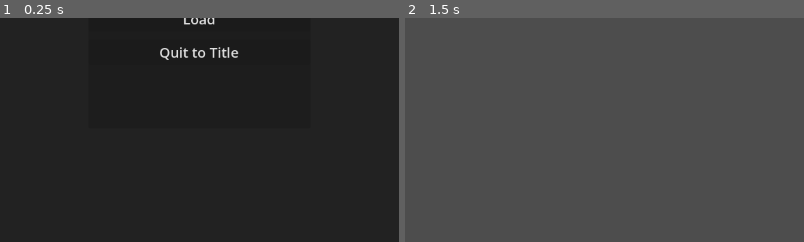
Above: before the commit, frames 1-2 (left to right).
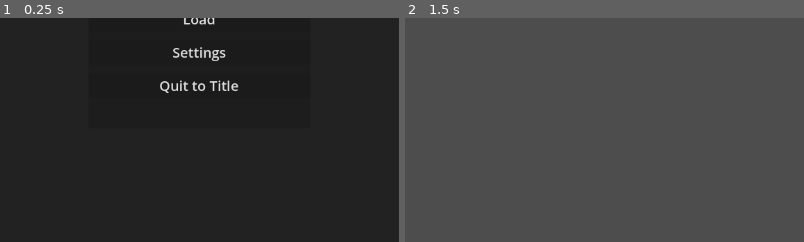
Above: after the commit, the same moments.

Repository: gatorpazz/open-world-game
Game: Godot game, scene res://scenes/ui/pause_menu.tscn
The game is run twice, just before and just after one commit, with the same random seed, the same clock (stepped at 60 frames per second) and the same inputs. This scene is started directly instead of the project's main scene.
Inputs (mouse positions are % of the whole screen's width and height, from its top left):
- Up to frame 1 (0.25 s): no input
- Up to frame 2 (1.5 s): click "Resume" at 0.5 s; tap Enter at 1.25 s; move the mouse to (55, 50) at 1.27 s; hold W (move_forward) from 1.28 s (still down); hold B (brew) from 1.28 s (still down); click (55, 50) at 1.42 s
The pictures show only the part of the screen within x 25-75%, y 50-100%; the shares and areas given below are measured in that part.

The runs differ from the first frame. In frame 1, 1.0% of the frame differs, in the area x 40-60%, y 12-34%; in frame 2, nothing differs.

Commit message:
save: settings and the sensitivity/volume file
Spec 025 commit 6 (acceptance criterion 5): the settings file + panel.

- GameSettings (scripts/systems/, static): mouse sensitivity + master
  volume persisted to user://settings.cfg (ConfigFile). Loaded and
  applied at boot (Game._ready); a missing file yields the defaults, so
  first boot changes nothing. apply() sets the Master audio bus.
- Player: the @export mouse_sensitivity is gone; the look reads
  GameSettings.mouse_sensitivity live, so a slider change applies at once.
- SettingsPanel (JournalPanel lifecycle): sensitivity + volume sliders
  bound to GameSettings, seeded then connected (no spurious change);
  changes apply live and persist on close. Reached from a new pause-menu
  Settings button (its own sub-panel, the Esc guard now covers both).
- Title Continue → Game.continue_game(), which loads the most-recent slot
  (SaveSlots.most_recent by file mtime) — one-click resume that also
  covers a manual-only saver; the full picker is the in-game pause menu.
- test_settings: cfg round-trip, defaults on a missing file, apply-to-bus,
  and the panel sliders updating the live values. 703 tests green.

Both review gates clean.

Co-Authored-By: Claude Opus 4.8 (1M context) <noreply@anthropic.com>

Diff:
--- a/scenes/ui/pause_menu.tscn
+++ b/scenes/ui/pause_menu.tscn
@@ -54,6 +54,11 @@
 theme_override_font_sizes/font_size = 20
 text = "Load"
 
+[node name="Settings" type="Button" parent="Dim/Panel/Layout"]
+layout_mode = 2
+theme_override_font_sizes/font_size = 20
+text = "Settings"
+
 [node name="QuitToTitle" type="Button" parent="Dim/Panel/Layout"]
 layout_mode = 2
 theme_override_font_sizes/font_size = 20
--- /dev/null
+++ b/scenes/ui/settings_panel.tscn
@@ -0,0 +1,71 @@
+[gd_scene load_steps=2 format=3]
+
+[ext_resource type="Script" path="res://scripts/ui/settings_panel.gd" id="1_settings"]
+
+[node name="SettingsPanel" type="CanvasLayer"]
+process_mode = 3
+script = ExtResource("1_settings")
+
+[node name="Dim" type="ColorRect" parent="."]
+anchors_preset = 15
+anchor_right = 1.0
+anchor_bottom = 1.0
+grow_horizontal = 2
+grow_vertical = 2
+mouse_filter = 0
+color = Color(0, 0, 0, 0.55)
+
+[node name="Panel" type="PanelContainer" parent="Dim"]
+layout_mode = 1
+anchors_preset = 8
+anchor_left = 0.5
+anchor_top = 0.5
+anchor_right = 0.5
+anchor_bottom = 0.5
+offset_left = -240.0
+offset_top = -150.0
+offset_right = 240.0
+offset_bottom = 150.0
+grow_horizontal = 2
+grow_vertical = 2
+
+[node name="Layout" type="VBoxContainer" parent="Dim/Panel"]
+layout_mode = 2
+theme_override_constants/separation = 12
+
+[node name="Title" type="Label" parent="Dim/Panel/Layout"]
+layout_mode = 2
+theme_override_font_sizes/font_size = 26
+text = "Settings"
+horizontal_alignment = 1
+
+[node name="Sensitivity" type="VBoxContainer" parent="Dim/Panel/Layout"]
+layout_mode = 2
+
+[node name="Label" type="Label" parent="Dim/Panel/Layout/Sensitivity"]
+layout_mode = 2
+theme_override_font_sizes/font_size = 18
+text = "Mouse sensitivity"
+
+[node name="Slider" type="HSlider" parent="Dim/Panel/Layout/Sensitivity"]
+layout_mode = 2
+
+[node name="Volume" type="VBoxContainer" parent="Dim/Panel/Layout"]
+layout_mode = 2
+
+[node name="Label" type="Label" parent="Dim/Panel/Layout/Volume"]
+layout_mode = 2
+theme_override_font_sizes/font_size = 18
+text = "Master volume"
+
+[node name="Slider" type="HSlider" parent="Dim/Panel/Layout/Volume"]
+layout_mode = 2
+
+[node name="Buttons" type="HBoxContainer" parent="Dim/Panel/Layout"]
+layout_mode = 2
+alignment = 1
+
+[node name="Close" type="Button" parent="Dim/Panel/Layout/Buttons"]
+layout_mode = 2
+theme_override_font_sizes/font_size = 18
+text = "Close"
--- a/scripts/player.gd
+++ b/scripts/player.gd
@@ -19,7 +19,6 @@
 
 @export var speed := 6.0
 @export var jump_velocity := 4.8
-@export var mouse_sensitivity := 0.002
 @export var config: BalanceConfig
 
 ## The crouch stance (spec 017): slows movement and shrinks the radius within
@@ -243,8 +242,9 @@
 func _unhandled_input(event: InputEvent) -> void:
 	if event is InputEventMouseMotion and Input.mouse_mode == Input.MOUSE_MODE_CAPTURED:
 		# Yaw rotates the whole body, pitch only the head.
-		rotate_y(-event.relative.x * mouse_sensitivity)
-		head.rotate_x(-event.relative.y * mouse_sensitivity)
+		# Read live so a SettingsPanel change applies at once (spec 025).
+		rotate_y(-event.relative.x * GameSettings.mouse_sensitivity)
+		head.rotate_x(-event.relative.y * GameSettings.mouse_sensitivity)
 		head.rotation.x = clampf(head.rotation.x, deg_to_rad(-89.0), deg_to_rad(89.0))
 	elif event.is_action_pressed("interact"):
 		detector.try_interact()
--- a/scripts/systems/game.gd
+++ b/scripts/systems/game.gd
@@ -88,6 +88,8 @@
 	clock = WorldClock.new()
 	disposition = DispositionLedger.new()
 	_config = load(StatsComponent.BALANCE_PATH) as BalanceConfig
+	GameSettings.load_from_disk()  # spec 025: apply the player's saved settings at boot
+	GameSettings.apply()
 	world_parent = get_tree().root
 	_adopt_boot_scene.call_deferred()
 
@@ -158,6 +160,14 @@
 	current_world = null
 	player = null
 	get_tree().change_scene_to_file.call_deferred(TITLE_SCENE_PATH)
+
+
+## The title's Continue (spec 025): loads the most-recently-saved slot. False
+## when there is nothing to load (a corrupt most-recent save fails the decode).
+func continue_game() -> bool:
+	SaveSlots.adopt_legacy(saves_dir, save_path)
+	var slot := SaveSlots.most_recent(saves_dir)
+	return slot != &"" and load_game(slot)
 
 
 ## Whether any save slot exists (spec 025) — Continue is offered when so. Adopts
--- /dev/null
+++ b/scripts/systems/game_settings.gd
@@ -0,0 +1,44 @@
+class_name GameSettings
+extends RefCounted
+## Player settings (spec 025): mouse sensitivity + master volume, persisted to
+## user://settings.cfg (a ConfigFile). Loaded and applied at boot, read by the
+## Player for its look, edited in the SettingsPanel. Static — one live settings
+## state; a missing file yields the defaults (so first boot changes nothing).
+
+const PATH := "user://settings.cfg"
+const SECTION := "settings"
+const DEFAULT_MOUSE_SENSITIVITY := 0.002
+const DEFAULT_MASTER_VOLUME := 0.8
+
+static var mouse_sensitivity := DEFAULT_MOUSE_SENSITIVITY
+static var master_volume := DEFAULT_MASTER_VOLUME
+
+
+## Reads the settings file into the live values, falling back to the defaults on
+## a missing/unreadable file or a missing key.
+static func load_from_disk(path := PATH) -> void:
+	var cfg := ConfigFile.new()
+	if cfg.load(path) != OK:
+		mouse_sensitivity = DEFAULT_MOUSE_SENSITIVITY
+		master_volume = DEFAULT_MASTER_VOLUME
+		return
+	mouse_sensitivity = float(
+		cfg.get_value(SECTION, "mouse_sensitivity", DEFAULT_MOUSE_SENSITIVITY)
+	)
+	master_volume = float(cfg.get_value(SECTION, "master_volume", DEFAULT_MASTER_VOLUME))
+
+
+## Writes the live values to the settings file (best-effort, the fire-and-forget
+## save precedent).
+static func save_to_disk(path := PATH) -> void:
+	var cfg := ConfigFile.new()
+	cfg.set_value(SECTION, "mouse_sensitivity", mouse_sensitivity)
+	cfg.set_value(SECTION, "master_volume", master_volume)
+	cfg.save(path)
+
+
+## Pushes the live values to the engine: the master audio bus volume. (Mouse
+## sensitivity is read by the Player directly.)
+static func apply() -> void:
+	var bus := AudioServer.get_bus_index("Master")
+	AudioServer.set_bus_volume_db(bus, linear_to_db(master_volume))
--- a/scripts/systems/save_slots.gd
+++ b/scripts/systems/save_slots.gd
@@ -69,6 +69,21 @@
 		DirAccess.remove_absolute(slot_path(dir, slot_id))
 
 
+## The most-recently-written slot id (by file modification time), or &"" when no
+## slot exists — the title's one-click Continue target (spec 025).
+static func most_recent(dir: String) -> StringName:
+	var best := &""
+	var best_time := -1
+	for slot_id: StringName in SLOT_IDS:
+		if not exists(dir, slot_id):
+			continue
+		var modified := FileAccess.get_modified_time(slot_path(dir, slot_id))
+		if modified >= best_time:
+			best_time = modified
+			best = slot_id
+	return best
+
+
 ## One-time back-compat: an old bare save.json is moved into the quicksave slot
 ## if that slot is empty. read_payload's bare-file fallback then loads it; its
 ## metadata reads empty (a legacy save carries none). Idempotent.
--- a/scripts/ui/pause_menu.gd
+++ b/scripts/ui/pause_menu.gd
@@ -8,12 +8,15 @@
 signal closed
 
 const SAVE_LOAD_SCENE := preload("res://scenes/ui/save_load_panel.tscn")
+const SETTINGS_SCENE := preload("res://scenes/ui/settings_panel.tscn")
 
 var _slots: SaveLoadPanel = null
+var _settings: SettingsPanel = null
 
 @onready var resume_button: Button = $Dim/Panel/Layout/Resume
 @onready var save_button: Button = $Dim/Panel/Layout/Save
 @onready var load_button: Button = $Dim/Panel/Layout/Load
+@onready var settings_button: Button = $Dim/Panel/Layout/Settings
 @onready var quit_button: Button = $Dim/Panel/Layout/QuitToTitle
 
 
@@ -21,12 +24,13 @@
 	resume_button.pressed.connect(close)
 	save_button.pressed.connect(open_slots.bind(SaveLoadPanel.Mode.SAVE))
 	load_button.pressed.connect(open_slots.bind(SaveLoadPanel.Mode.LOAD))
+	settings_button.pressed.connect(open_settings)
 	quit_button.pressed.connect(_on_quit_pressed)
 
 
 func _unhandled_input(event: InputEvent) -> void:
-	# Esc closes the menu — but only when no sub-panel is up (it consumes its own).
-	if event.is_action_pressed("ui_cancel") and _slots == null:
+	# Esc closes the menu — but only when no sub-panel is up (they consume their own).
+	if event.is_action_pressed("ui_cancel") and _slots == null and _settings == null:
 		close()
 
 
@@ -58,6 +62,20 @@
 	_slots = null
 
 
+## Opens the settings sub-panel (spec 025). Idempotent while one is up.
+func open_settings() -> void:
+	if _settings != null:
+		return
+	_settings = SETTINGS_SCENE.instantiate()
+	add_child(_settings)
+	_settings.closed.connect(_on_settings_closed)
+	_settings.open()
+
+
+func _on_settings_closed() -> void:
+	_settings = null
+
+
 ## A slot was chosen to load: hand off to Game (it defers the scene swap) and
 ## close the menu so the tree unpauses before the swap applies.
 func _on_load_requested(slot_id: StringName) -> void:
--- /dev/null
+++ b/scripts/ui/settings_panel.gd
@@ -0,0 +1,60 @@
+class_name SettingsPanel
+extends CanvasLayer
+## The settings menu (spec 025), on the JournalPanel pause-lifecycle: mouse
+## sensitivity + master volume sliders bound to GameSettings. Changes apply live
+## (the Player reads GameSettings each look; the audio bus updates on the volume
+## slider) and persist to settings.cfg on close.
+
+signal closed
+
+const SENSITIVITY_MIN := 0.0005
+const SENSITIVITY_MAX := 0.006
+const SENSITIVITY_STEP := 0.0001
+const VOLUME_STEP := 0.05
+
+@onready var sensitivity_slider: HSlider = $Dim/Panel/Layout/Sensitivity/Slider
+@onready var volume_slider: HSlider = $Dim/Panel/Layout/Volume/Slider
+@onready var close_button: Button = $Dim/Panel/Layout/Buttons/Close
+
+
+func _ready() -> void:
+	sensitivity_slider.min_value = SENSITIVITY_MIN
+	sensitivity_slider.max_value = SENSITIVITY_MAX
+	sensitivity_slider.step = SENSITIVITY_STEP
+	sensitivity_slider.value = GameSettings.mouse_sensitivity
+	volume_slider.min_value = 0.0
+	volume_slider.max_value = 1.0
+	volume_slider.step = VOLUME_STEP
+	volume_slider.value = GameSettings.master_volume
+	# Connect after seeding the values so the initial set doesn't fire a change.
+	sensitivity_slider.value_changed.connect(_on_sensitivity_changed)
+	volume_slider.value_changed.connect(_on_volume_changed)
+	close_button.pressed.connect(close)
+
+
+func _unhandled_input(event: InputEvent) -> void:
+	if event.is_action_pressed("ui_cancel"):
+		get_viewport().set_input_as_handled()  # a hosting menu must not also close
+		close()
+
+
+func open() -> void:
+	get_tree().paused = true
+	Input.mouse_mode = Input.MOUSE_MODE_VISIBLE
+
+
+func close() -> void:
+	get_tree().paused = false
+	Input.mouse_mode = Input.MOUSE_MODE_CAPTURED
+	GameSettings.save_to_disk()
+	closed.emit()
+	queue_free()
+
+
+func _on_sensitivity_changed(value: float) -> void:
+	GameSettings.mouse_sensitivity = value
+
+
+func _on_volume_changed(value: float) -> void:
+	GameSettings.master_volume = value
+	GameSettings.apply()
--- a/scripts/ui/title_screen.gd
+++ b/scripts/ui/title_screen.gd
@@ -41,9 +41,10 @@
 
 
 func _on_continue_pressed() -> void:
-	# Decode-before-touch (007): a corrupt file returns false with Game
-	# untouched, so the title simply stays up with a notice.
-	if not Game.load_game():
+	# Continue loads the most-recent slot (spec 025). Decode-before-touch (007):
+	# a corrupt file returns false with Game untouched, so the title simply stays
+	# up with a notice. The full slot picker lives in the in-game pause menu.
+	if not Game.continue_game():
 		notice_label.text = SAVE_UNREADABLE
 		notice_label.show()
 
--- /dev/null
+++ b/tests/unit/test_settings.gd
@@ -0,0 +1,74 @@
+extends GutTest
+## GameSettings + SettingsPanel (spec 025, acceptance criterion 5): the
+## settings.cfg round-trip, apply-to-the-master-bus, defaults on a missing file,
+## and the panel's sliders updating the live values. Uses a scratch cfg path.
+
+const PATH := "user://test_settings.cfg"
+const PANEL_SCENE := preload("res://scenes/ui/settings_panel.tscn")
+
+
+func before_each() -> void:
+	_remove()
+
+
+func after_each() -> void:
+	_remove()
+	# Restore the live defaults so the Player look / audio bus aren't left off.
+	GameSettings.mouse_sensitivity = GameSettings.DEFAULT_MOUSE_SENSITIVITY
+	GameSettings.master_volume = GameSettings.DEFAULT_MASTER_VOLUME
+	GameSettings.apply()
+
+
+func _remove() -> void:
+	if FileAccess.file_exists(PATH):
+		DirAccess.remove_absolute(ProjectSettings.globalize_path(PATH))
+
+
+func test_save_then_load_round_trips() -> void:
+	GameSettings.mouse_sensitivity = 0.004
+	GameSettings.master_volume = 0.3
+	GameSettings.save_to_disk(PATH)
+
+	GameSettings.mouse_sensitivity = 0.0  # drift
+	GameSettings.master_volume = 0.0
+	GameSettings.load_from_disk(PATH)
+
+	assert_almost_eq(GameSettings.mouse_sensitivity, 0.004, 0.0001, "sensitivity round-trips")
+	assert_almost_eq(GameSettings.master_volume, 0.3, 0.001, "volume round-trips")
+
+
+func test_missing_file_yields_defaults() -> void:
+	GameSettings.mouse_sensitivity = 0.005  # drift
+	GameSettings.load_from_disk("user://does_not_exist.cfg")
+	assert_almost_eq(
+		GameSettings.mouse_sensitivity,
+		GameSettings.DEFAULT_MOUSE_SENSITIVITY,
+		0.0001,
+		"a missing file yields the default sensitivity"
+	)
+
+
+func test_apply_sets_the_master_bus_volume() -> void:
+	GameSettings.master_volume = 0.5
+	GameSettings.apply()
+	var bus := AudioServer.get_bus_index("Master")
+	assert_almost_eq(
+		AudioServer.get_bus_volume_db(bus),
+		linear_to_db(0.5),
+		0.01,
+		"the master bus reflects the setting"
+	)
+
+
+func test_panel_sliders_update_the_live_settings() -> void:
+	var panel := PANEL_SCENE.instantiate() as SettingsPanel
+	add_child_autofree(panel)
+
+	panel._on_sensitivity_changed(0.003)
+	panel._on_volume_changed(0.6)
+
+	assert_almost_eq(
+		GameSettings.mouse_sensitivity, 0.003, 0.0001, "the sensitivity slider applies"
+	)
+	assert_almost_eq(GameSettings.master_volume, 0.6, 0.001, "the volume slider applies")
+	get_tree().paused = false
Not shown, added: scripts/systems/game_settings.gd.uid
Not shown, added: scripts/ui/settings_panel.gd.uid
Not shown, added: tests/unit/test_settings.gd.uid
